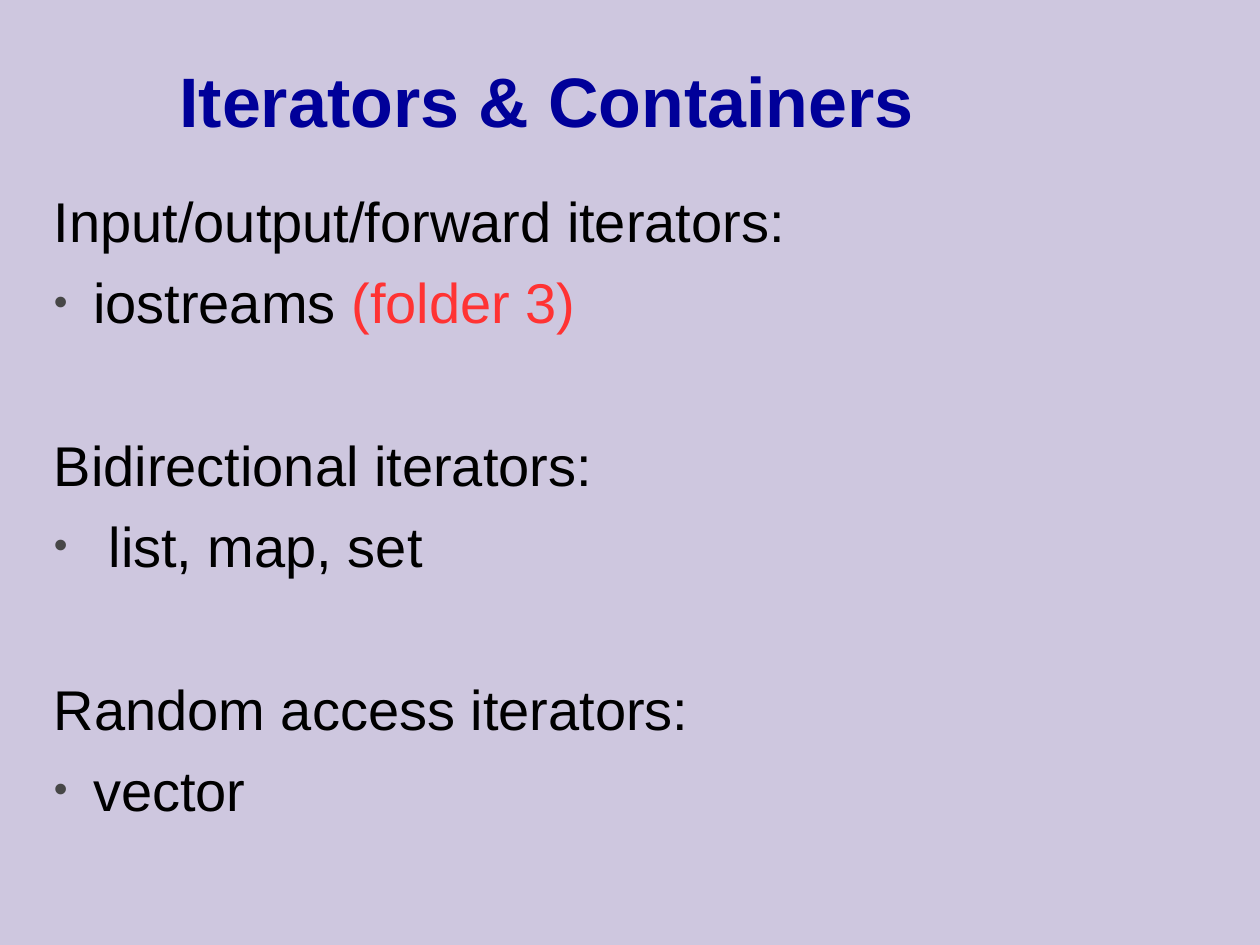
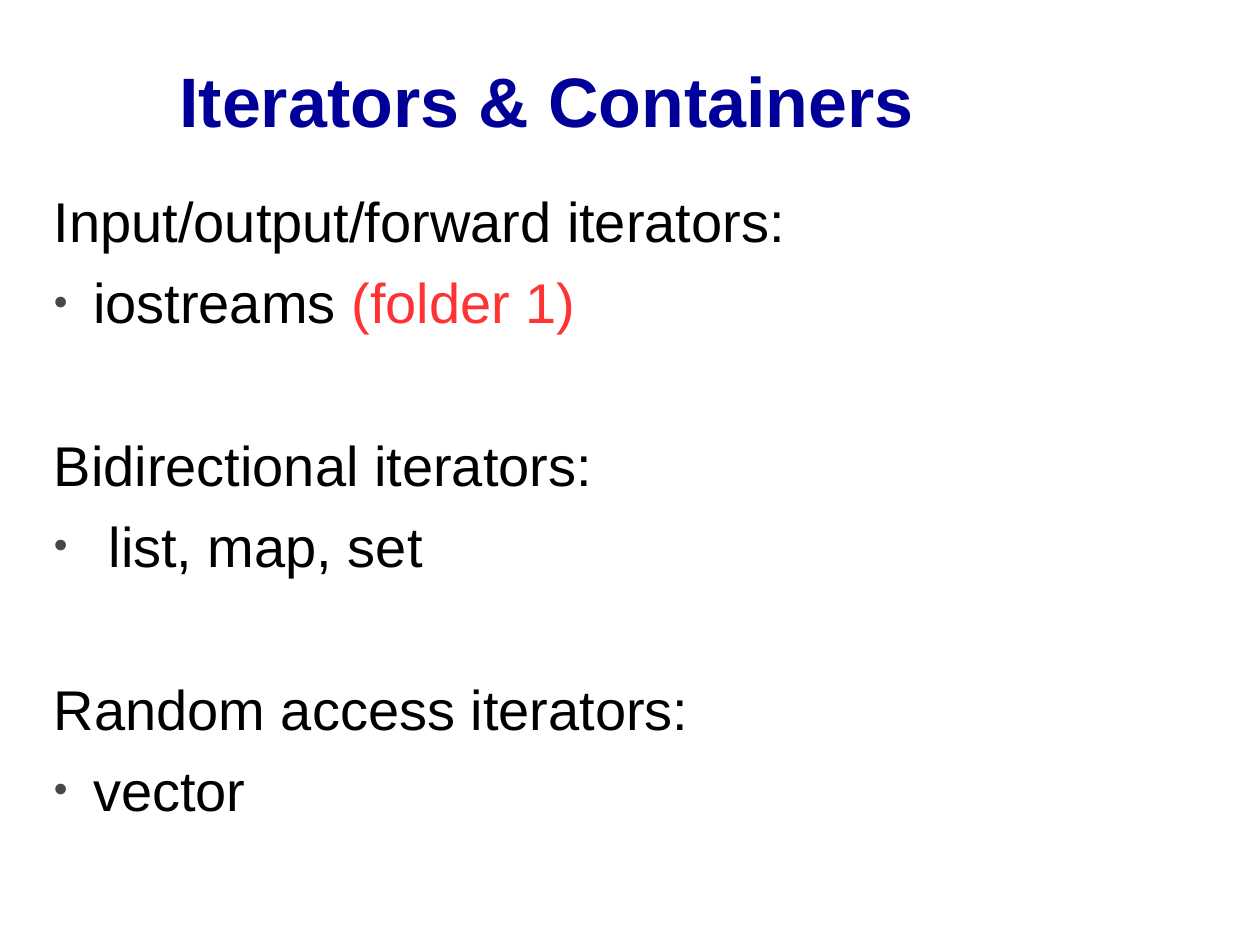
Before and after one commit to cpp-at-ariel/cpp-5779, a slide deck: slide 6 of 11-stl-algorithms/slides-iterators.odp (slide 5 before the commit). Drawn at 1260x945 pixels with LibreOffice and Linux fonts; fonts in the diff are those of the drawing. Boxes give left, top, right and bottom in pixels: in the first picture for what was removed or moved away, otherwise in the second. Text is boxed around its words. In the diff, an @@ line names an element or a change of style, - is before the commit and + after.

```diff
--- a/11-stl-algorithms/slides-iterators.odp
+++ b/11-stl-algorithms/slides-iterators.odp
@@ background #CEC7DF to #FFFFFF @@
@@ text at box(93, 282, 576, 334): text changed @@
-• iostreams (folder 3)
+• iostreams (folder 1)
```
Also in this commit, not shown: 33 other slides changed, 1 slide added, 1 slide removed, 5 other files.
